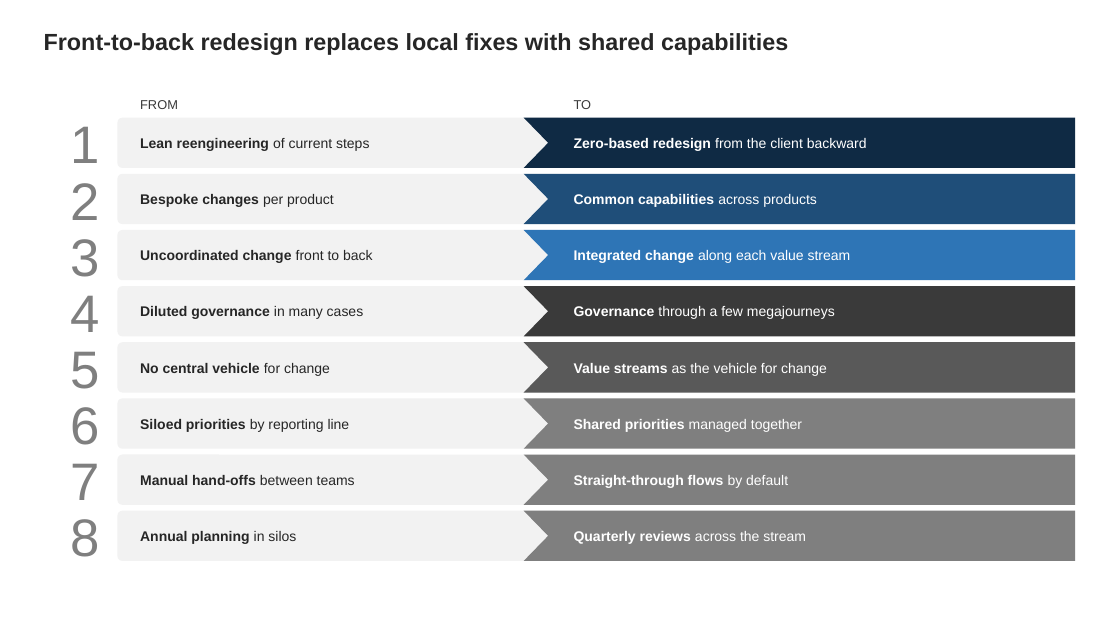
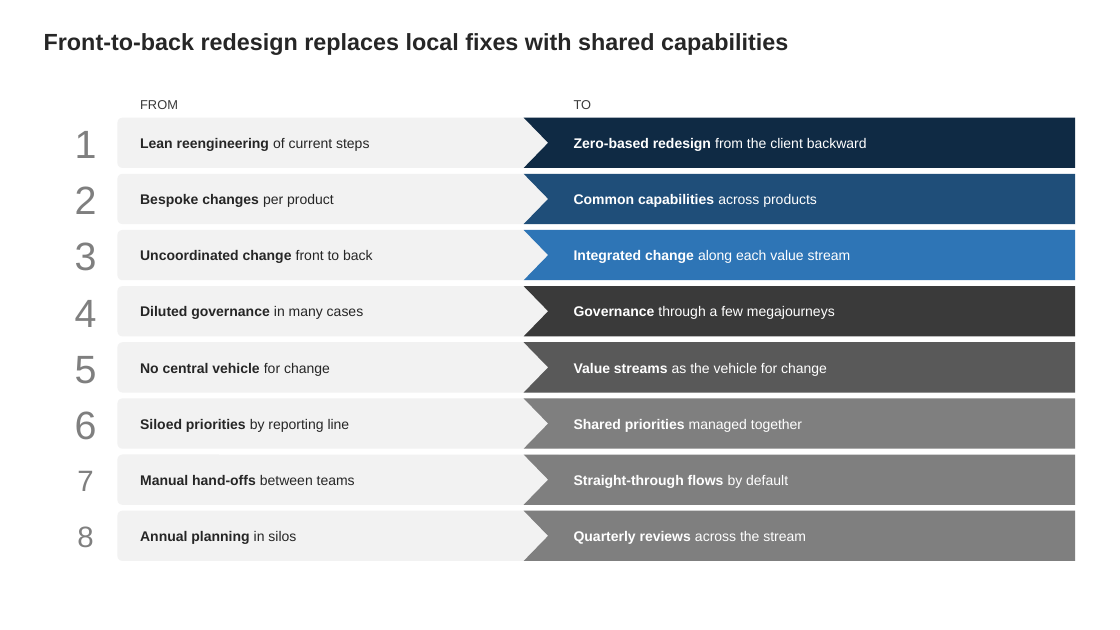
Before and after one commit to hadrien-cordier/sliding, a slide deck: slide 5 of examples/demo-templates/deck.pptx (slide 4 before the commit). Drawn at 1120x630 pixels with LibreOffice and Linux fonts; fonts in the diff are those of the drawing. Boxes give left, top, right and bottom in pixels: in the first picture for what was removed or moved away, otherwise in the second. Text is boxed around its words. In the diff, an @@ line names an element or a change of style, - is before the commit and + after.

```diff
--- a/examples/demo-templates/deck.pptx
+++ b/examples/demo-templates/deck.pptx
@@ size 45.2 to 33.8 pt in 6 elements at [75,131,97,158], [75,186,97,214], [75,242,97,271], [75,300,97,327], [75,356,97,384], [75,411,97,440] @@
@@ text "7" at [77,471,93,491]: size 45.2 to 25.2 pt @@
@@ text "8" at [77,526,93,547]: size 45.2 to 25.2 pt @@
```
Also in this commit, not shown: 4 other slides changed, 1 slide added, 11 other files.
